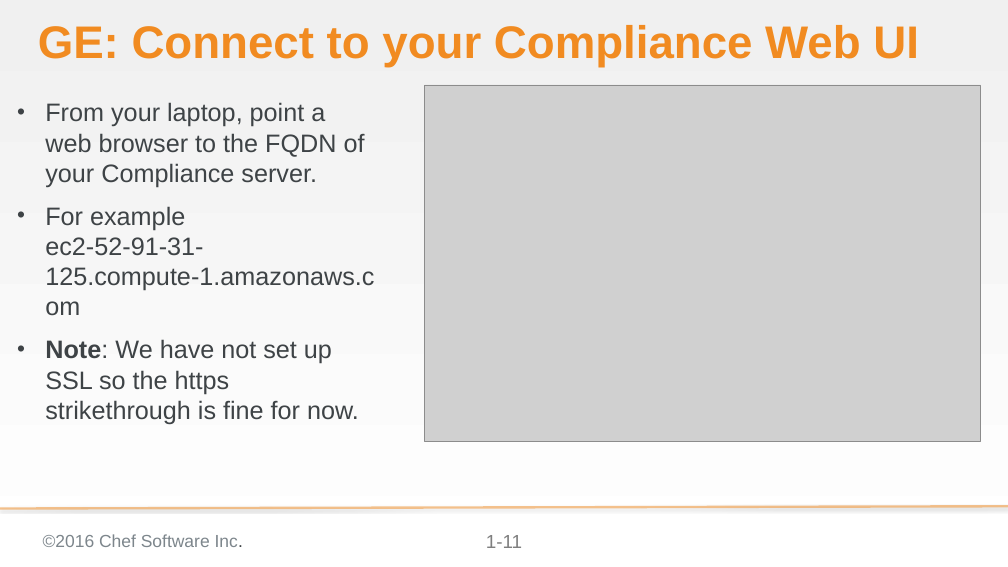
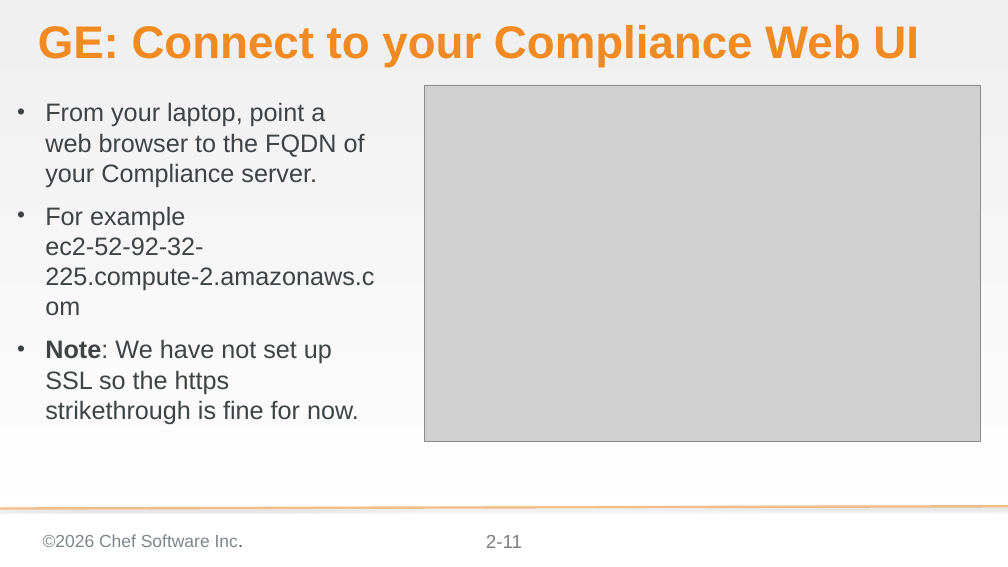
Before and after one commit to bchamby/chef-compliance-installation-configuration-operation, a slide deck: slide 11 of 02-Install.pptx. Drawn at 1008x567 pixels with LibreOffice and Linux fonts; fonts in the diff are those of the drawing; grey boxes stand for pictures; background and template pictures are left out. Boxes give left, top, right and bottom in pixels: in the first picture for what was removed or moved away, otherwise in the second. Text is boxed around its words. In the diff, an @@ line names an element or a change of style, - is before the commit and + after.

```diff
--- a/02-Install.pptx
+++ b/02-Install.pptx
@@ text at bbox=[45, 206, 374, 291]: text changed @@
-• For example
-  ec2-52-91-31-125.compute-1.amazonaws.com
+• For example
+  ec2-52-92-32-225.compute-2.amazonaws.com
@@ text at bbox=[43, 534, 243, 547]: text changed @@
-©2016 Chef Software Inc.
+©2026 Chef Software Inc.
@@ page number at bbox=[486, 535, 522, 548]: text changed @@
-1-11
+2-11
```
Also in this commit, not shown: 15 other slides changed.
